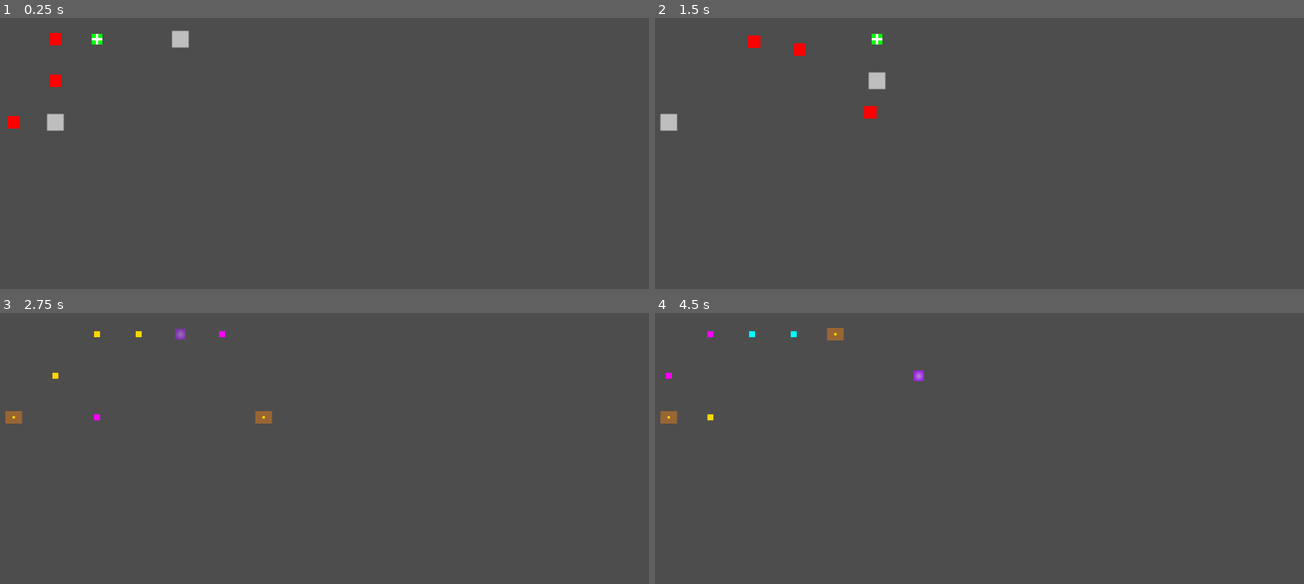
Above: before the commit, frames 1-4 (two rows, left to right).
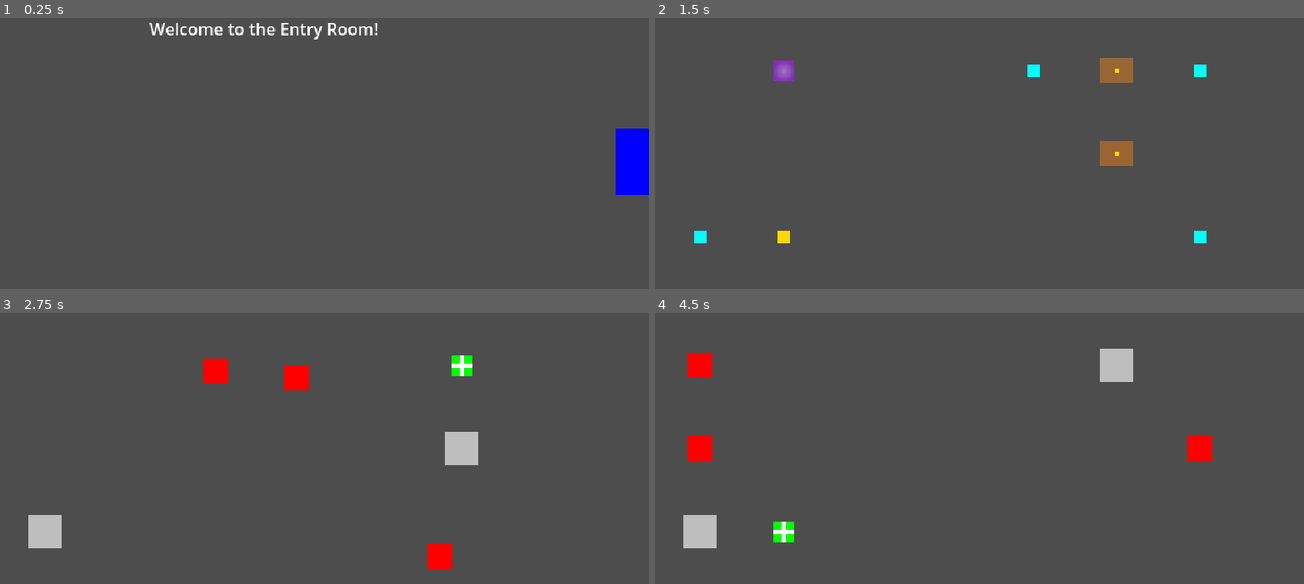
Above: after the commit, the same moments.

Repository: adamico/supreme-chainsaw
Game: Godot game, scene res://src/main/main_with_rooms.tscn
Same seed, same stepped clock (60 frames per second), same inputs: the game is played once before the commit and once after it.
Inputs:
- Up to frame 1 (0.25 s): no input
- Up to frame 2 (1.5 s): tap Enter (ui_accept) at 0.5, 0.77 s; hold D (move_right) 0.53-1.28 s; tap E (interact) at 0.6, 1.35 s; hold S (move_down) from 1.28 s (still down)
- Up to frame 3 (2.75 s): tap Enter (ui_accept) at 1.52 s; release S (move_down) at 2.03 s; hold D (move_right) from 2.03 s (still down); tap E (interact) at 2.1 s
- Up to frame 4 (4.5 s): release D (move_right) at 2.78 s; hold W (move_up) 2.78-3.53 s; tap E (interact) at 2.85, 3.6, 4.35 s; tap Enter (ui_accept) at 3.02, 3.77, 4.25 s; hold A (move_left) from 3.53 s (still down)

The runs differ from the first frame. In frame 1, 2.6% of the frame differs, in the area x 1-100%, y 1-66%; in frame 2, 2.3%; in frame 3, 3.0%, in the area x 0-74%, y 5-95%; in frame 4, 3.0%.

Commit message:
Add EntryRoom and door-based room transitions
Introduces a new EntryRoom scene and script, updates RoomManager to load the EntryRoom on start, and adds support for door features that allow transitioning between rooms. The Room base class now includes door creation and handling logic, enabling players to move between rooms by interacting with doors. Also updates enums and refactors feature spawning to support the new room type and door mechanics.

Diff:
--- a/project.godot
+++ b/project.godot
@@ -21,6 +21,8 @@
 window/size/viewport_height=360
 window/size/window_width_override=1280
 window/size/window_height_override=720
+window/stretch/mode="viewport"
+window/stretch/scale_mode="integer"
 
 [input]
 
--- a/src/managers/room_manager.gd
+++ b/src/managers/room_manager.gd
@@ -3,30 +3,29 @@
 class_name RoomManager extends Node2D
 
 # Room scene resources
+const ENTRY_ROOM_SCENE = preload("res://src/rooms/entry_room.tscn")
 const BATTLE_ROOM_SCENE = preload("res://src/rooms/battle_room.tscn")
 const TREASURE_ROOM_SCENE = preload("res://src/rooms/treasure_room.tscn")
-
-# Current room instance
-var current_room: Room = null
 
 # Room switching
 @export var auto_switch_rooms: bool = true
 @export var room_switch_delay: float = 10.0
 
+# Current room instance
+var current_room: Room = null
+
+
 func _ready():
 	print("RoomManager initialized")
-	_load_random_room()
+	load_room_by_type(Room.RoomType.ENTRY)
 
-	if auto_switch_rooms:
-		_start_room_switching_timer()
 
-# Load a random room type
 func _load_random_room():
 	var room_types = [Room.RoomType.BATTLE, Room.RoomType.TREASURE]
 	var selected_type = room_types[randi() % room_types.size()]
 	load_room_by_type(selected_type)
 
-# Load a specific room type
+
 func load_room_by_type(room_type: Room.RoomType):
 	# Clear current room
 	if current_room:
@@ -42,16 +41,20 @@
 		Room.RoomType.TREASURE:
 			room_scene = TREASURE_ROOM_SCENE
 			print("Loading TreasureRoom...")
+		Room.RoomType.ENTRY:
+			room_scene = ENTRY_ROOM_SCENE
+			print("Loading EntryRoom...")
 		_:
 			print("Unknown room type: ", room_type)
 			return
 
 	# Instantiate and add the new room
 	var room_instance = room_scene.instantiate()
-	add_child(room_instance)
+	call_deferred(&"add_child", room_instance)
 	current_room = room_instance
 
 	print("Room loaded successfully: ", Room.RoomType.keys()[room_type])
+
 
 # Start automatic room switching timer
 func _start_room_switching_timer():
@@ -62,21 +65,26 @@
 	add_child(timer)
 	print("Auto room switching enabled - will switch every ", room_switch_delay, " seconds")
 
+
 # Handle automatic room switching
 func _on_switch_timer_timeout():
 	print("Auto-switching to a new room...")
 	_load_random_room()
 
+
 # Public method to manually switch rooms
 func switch_to_battle_room():
 	load_room_by_type(Room.RoomType.BATTLE)
 
+
 func switch_to_treasure_room():
 	load_room_by_type(Room.RoomType.TREASURE)
+
 
 # Public method to get current room
 func get_current_room() -> Room:
 	return current_room
+
 
 # Handle input for manual room switching (for testing)
 func _input(event):
--- a/src/rooms/battle_room.gd
+++ b/src/rooms/battle_room.gd
@@ -1,6 +1,5 @@
 # BattleRoom - A room type focused on combat encounters
 # Spawns enemies, obstacles, and health packs
-
 class_name BattleRoom extends Room
 
 # Battle room specific configuration
--- a/src/rooms/battle_room.tscn
+++ b/src/rooms/battle_room.tscn
@@ -2,7 +2,6 @@
 
 [ext_resource type="PackedScene" uid="uid://d3iwnpjnk7a1g" path="res://src/player/player.tscn" id="1_player"]
 [ext_resource type="Script" uid="uid://nl6s0k2psg3j" path="res://src/rooms/battle_room.gd" id="2_battle_room_script"]
-
 
 [node name="BattleRoom" type="TileMapLayer"]
 script = ExtResource("2_battle_room_script")
--- /dev/null
+++ b/src/rooms/entry_room.gd
@@ -0,0 +1,26 @@
+class_name EntryRoom extends Room
+
+
+func _ready() -> void:
+	print("EntryRoom initialized")
+	room_type = RoomType.ENTRY
+	super._ready()
+
+
+func _spawn_room_features() -> void:
+	print("EntryRoom spawning features...")
+	_spawn_welcome_message()
+	var door_dimensions = Vector2(32, 64)
+	var door_position = Vector2(640 - (door_dimensions.x / 2.0), 360 / 2.0 - (door_dimensions.y / 2.0))
+	_spawn_door_to_battle_room(door_position)
+
+
+func _spawn_welcome_message() -> void:
+	var welcome_message = Label.new()
+	welcome_message.text = "Welcome to the Entry Room!"
+	welcome_message.position = Vector2(160, 8)  # Centered position
+	add_child(welcome_message)
+
+
+func _spawn_door_to_battle_room(door_position: Vector2) -> void:
+	_spawn_door(door_position, RoomType.BATTLE)
--- /dev/null
+++ b/src/rooms/entry_room.tscn
@@ -0,0 +1,10 @@
+[gd_scene load_steps=3 format=3 uid="uid://b2ld3cwirdkkq"]
+
+[ext_resource type="Script" uid="uid://cf3nhtp4o6slb" path="res://src/rooms/entry_room.gd" id="1_rp8qo"]
+[ext_resource type="PackedScene" uid="uid://d3iwnpjnk7a1g" path="res://src/player/player.tscn" id="2_f7dum"]
+
+[node name="EntryRoom" type="TileMapLayer"]
+script = ExtResource("1_rp8qo")
+
+[node name="Player" parent="." instance=ExtResource("2_f7dum")]
+position = Vector2(325, 181)
--- a/src/rooms/room.gd
+++ b/src/rooms/room.gd
@@ -5,16 +5,18 @@
 # Room types enum for extensibility
 enum RoomType {
 	BATTLE,
+	ENTRY,
 	TREASURE
 }
 
 # Feature types that can be spawned in rooms
 enum FeatureType {
+	COLLECTIBLE,
+	DOOR,
 	ENEMY,
+	HEALTH_PACK,
 	OBSTACLE,
 	TREASURE_CHEST,
-	COLLECTIBLE,
-	HEALTH_PACK
 }
 
 @export var room_type: RoomType = RoomType.BATTLE
@@ -72,6 +74,17 @@
 	var point = feature_spawn_points[index]
 	feature_spawn_points.remove_at(index)  # Remove used point
 	return point
+
+
+func _spawn_door(door_position: Vector2, target_room_type: RoomType):
+	var door = _create_door(target_room_type)
+	if door:
+		door.name = "Door to " + RoomType.keys()[target_room_type]
+		door.global_position = door_position
+		add_child(door)
+		spawned_features.append(door)
+
+		print("Spawned door to ", RoomType.keys()[target_room_type], " at ", door_position)
 
 
 # Spawn a specific feature at a given position
@@ -88,13 +101,56 @@
 # Create a feature node based on type - to be extended by subclasses
 func _create_feature(feature_type: FeatureType) -> Node2D:
 	match feature_type:
+		FeatureType.COLLECTIBLE:
+			return _create_collectible()
 		FeatureType.OBSTACLE:
 			return _create_obstacle()
-		FeatureType.COLLECTIBLE:
-			return _create_collectible()
 		_:
 			print("Feature type not implemented in base class: ", FeatureType.keys()[feature_type])
 			return null
+
+
+# Create a basic collectible (can be overridden)
+func _create_collectible() -> Node2D:
+	var collectible = Area2D.new()
+	collectible.name = "Collectible"
+
+	# Add visual representation
+	var sprite = Sprite2D.new()
+	sprite.texture = _create_colored_texture(Vector2(16, 16), Color.YELLOW)
+	collectible.add_child(sprite)
+
+	# Add collision for detection
+	var collision = CollisionShape2D.new()
+	var shape = RectangleShape2D.new()
+	shape.size = Vector2(16, 16)
+	collision.shape = shape
+	collectible.add_child(collision)
+
+	# Connect collection signal with the collectible as a parameter
+	collectible.body_entered.connect(_on_collectible_collected.bind(collectible))
+
+	return collectible
+
+
+func _create_door(target_room_type: RoomType) -> Node2D:
+	var door = Area2D.new()
+	door.name = "Door"
+
+	# Add visual representation
+	var sprite = Sprite2D.new()
+	sprite.texture = _create_colored_texture(Vector2(32, 64), Color.BLUE)
+	door.add_child(sprite)
+
+	# Add collision for interaction
+	var collision = CollisionShape2D.new()
+	var shape = RectangleShape2D.new()
+	shape.size = Vector2(32, 64)
+	collision.shape = shape
+	door.add_child(collision)
+	door.body_entered.connect(_on_door_entered.bind(target_room_type))
+
+	return door
 
 
 # Create a basic obstacle (can be overridden)
@@ -117,35 +173,29 @@
 	return obstacle
 
 
-# Create a basic collectible (can be overridden)
-func _create_collectible() -> Node2D:
-	var collectible = Area2D.new()
-	collectible.name = "Collectible"
-
-	# Add visual representation
-	var sprite = Sprite2D.new()
-	sprite.texture = _create_colored_texture(Vector2(16, 16), Color.YELLOW)
-	collectible.add_child(sprite)
-
-	# Add collision for detection
-	var collision = CollisionShape2D.new()
-	var shape = RectangleShape2D.new()
-	shape.size = Vector2(16, 16)
-	collision.shape = shape
-	collectible.add_child(collision)
-
-	# Connect collection signal with the collectible as a parameter
-	collectible.body_entered.connect(_on_collectible_collected.bind(collectible))
-
-	return collectible
-
-
 # Handle collectible collection
 func _on_collectible_collected(body, collectible):
 	if body == player and collectible in spawned_features:
 		print("Collectible collected!")
 		spawned_features.erase(collectible)
 		collectible.queue_free()
+
+
+# Handle door interaction to switch rooms
+func _on_door_entered(body, target_room_type: RoomType):
+	if body != player:
+		return  # Only allow player to enter the door
+
+	match target_room_type:
+		RoomType.BATTLE:
+			print("Entering Battle Room...")
+		RoomType.TREASURE:
+			print("Entering Treasure Room...")
+		_:
+			print("Unknown room type for door: ", target_room_type)
+			return
+
+	get_parent().load_room_by_type(target_room_type)
 
 
 # Create a simple colored texture for basic features
--- a/src/rooms/treasure_room.gd
+++ b/src/rooms/treasure_room.gd
@@ -1,6 +1,5 @@
 # TreasureRoom - A room type focused on exploration and collection
 # Spawns treasure chests, collectibles, and special items
-
 class_name TreasureRoom extends Room
 
 @export var treasure_chest_count: int = 2
Not shown, added: src/rooms/entry_room.gd.uid
